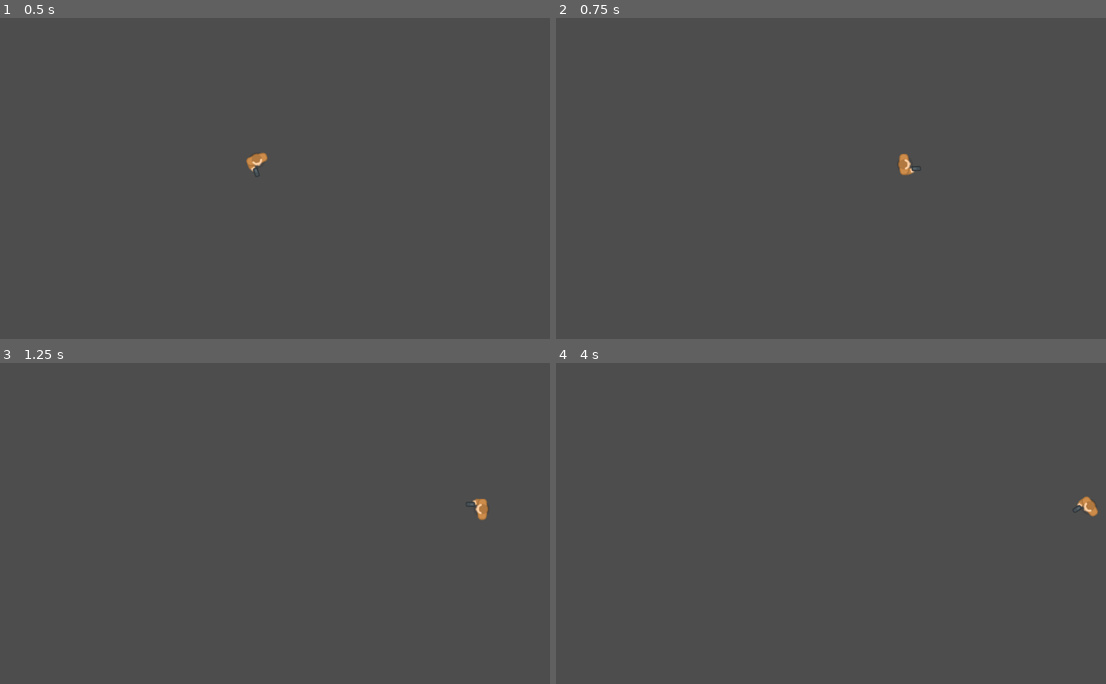
Above: before the commit, frames 1-4 (two rows, left to right).
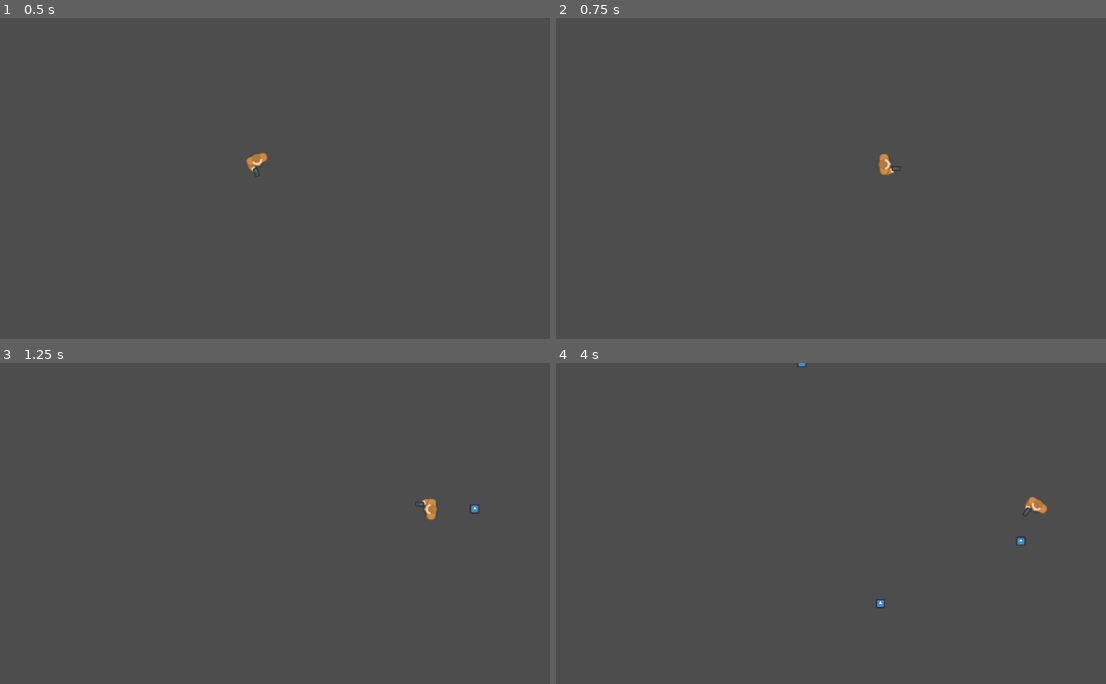
Above: after the commit, the same moments.

Repository: dmq262/Shadow-Stallion
Game: Godot game, scene res://scenes/main.tscn
The game is run twice, just before and just after one commit, with the same random seed, the same clock (stepped at 60 frames per second) and the same inputs. The engine's default icon, where the game draws it, is replaced by a stand-in: a white triangle on a blue panel in a dark square. Sound files missing from this copy of the repository are replaced by a short silence.
Inputs (mouse positions are in pixels of both pictures, inside the frame that each line leads up to):
- Up to frame 1 (0.5 s): no input
- Up to frame 2 (0.75 s): tap Enter at 0.5 s; move the mouse to (946, 162) at 0.52 s; hold D (move_right) from 0.53 s (still down); tap Shift (dash) at 0.6 s
- Up to frame 3 (1.25 s): keep holding D (move_right); click (390, 507) at 0.8 s
- Up to frame 4 (4 s): move the mouse to (704, 539) at 1.27 s; release D (move_right) at 1.28 s; hold S (move_down) 1.28-2.03 s; click (704, 539) at 1.35 s; tap Shift (dash) at 1.55, 2.1, 3.05, 3.6 s; move the mouse to (875, 452) at 2.02 s; hold D (move_right) 2.03-2.78 s; click (875, 452) at 2.3 s; move the mouse to (792, 587) at 2.77 s; hold W (move_up) 2.78-3.53 s; click (792, 587) at 2.85 s; move the mouse to (990, 571) at 3.52 s; hold A (move_left) from 3.53 s (still down); click (990, 571) at 3.8 s

Frame 1 is identical in both runs. In frame 2, 0.3% of the frame differs, in the area x 58-67%, y 42-49%; in frame 3, 0.3%; in frame 4, 0.4%, in the area x 43-99%, y 0-77%.

Commit message:
added player shooting

Diff:
--- a/project.godot
+++ b/project.godot
@@ -42,6 +42,11 @@
 "events": [Object(InputEventKey,"resource_local_to_scene":false,"resource_name":"","device":-1,"window_id":0,"alt_press …(182 unchanged characters)…
 ]
 }
+shoot={
+"deadzone": 0.5,
+"events": [Object(InputEventMouseButton,"resource_local_to_scene":false,"resource_name":"","device":-1,"window_id":0,"alt_pressed":false,"shift_pressed":false,"ctrl_pressed":false,"meta_pressed":false,"button_mask":0,"position":Vector2(0, 0),"global_position":Vector2(0, 0),"factor":1.0,"button_index":1,"canceled":false,"pressed":false,"double_click":false,"script":null)
+]
+}
 
 [rendering]
 
--- /dev/null
+++ b/scenes/bullet.gd
@@ -0,0 +1,13 @@
+extends Area2D
+
+var direction = Vector2(1, 1)
+var speed = 500
+
+# Called when the node enters the scene tree for the first time.
+func _ready():
+	pass # Replace with function body.
+
+
+# Called every frame. 'delta' is the elapsed time since the previous frame.
+func _process(delta):
+	position += speed * direction * delta
--- /dev/null
+++ b/scenes/bullet.tscn
@@ -0,0 +1,16 @@
+[gd_scene load_steps=4 format=3 uid="uid://bjj1q82mdpxhu"]
+
+[ext_resource type="Texture2D" uid="uid://bclxufr4qgaob" path="res://art/icon.svg" id="1_lx4ef"]
+[ext_resource type="Script" path="res://scenes/bullet.gd" id="1_s54hd"]
+
+[sub_resource type="CircleShape2D" id="CircleShape2D_lywm5"]
+
+[node name="bullet" type="Area2D"]
+script = ExtResource("1_s54hd")
+
+[node name="Sprite2D" type="Sprite2D" parent="."]
+scale = Vector2(0.15, 0.15)
+texture = ExtResource("1_lx4ef")
+
+[node name="CollisionShape2D" type="CollisionShape2D" parent="."]
+shape = SubResource("CircleShape2D_lywm5")
--- a/scenes/player.gd
+++ b/scenes/player.gd
@@ -1,16 +1,28 @@
 extends CharacterBody2D
+
+@export var bullet_scene: PackedScene
 
 const SPEED = 300
 var dash_vector = Vector2(0, 0)
-var dash_power = 20
+var dash_power = 15
 var old_playback = 0
 
 func _ready():
 	pass
 
 func _physics_process(delta):
+	#Combat
 	look_at(get_global_mouse_position())
 
+	#Shoot Bullet
+	if Input.is_action_just_pressed("shoot"):
+		var bullet = bullet_scene.instantiate()
+		bullet.global_position = $gun_tip.global_position
+		bullet.direction = (get_global_mouse_position() - global_position).normalized()
+		get_tree().current_scene.add_child(bullet)
+
+
+	#Movement
 	var velocity = Vector2.ZERO
 	if Input.is_action_pressed("move_left"):
 		velocity.x -= 1
--- a/scenes/player.tscn
+++ b/scenes/player.tscn
@@ -1,7 +1,8 @@
-[gd_scene load_steps=6 format=3 uid="uid://lho1j1nn418x"]
+[gd_scene load_steps=7 format=3 uid="uid://lho1j1nn418x"]
 
 [ext_resource type="Script" path="res://scenes/player.gd" id="1_jgedc"]
 [ext_resource type="Texture2D" uid="uid://cddi6lrbft6w6" path="res://art/kenny_top_down_shooter/PNG/Man Brown/manBrown_gun.png" id="2_6syta"]
+[ext_resource type="PackedScene" uid="uid://bjj1q82mdpxhu" path="res://scenes/bullet.tscn" id="2_otwcl"]
 [ext_resource type="AudioStream" uid="uid://clemdpp56tbbc" path="res://art/Footsteps - Effecism_single.mp3" id="3_bjjxd"]
 
 [sub_resource type="SpriteFrames" id="SpriteFrames_l6d15"]
@@ -20,7 +21,7 @@
 
 [node name="player" type="CharacterBody2D"]
 script = ExtResource("1_jgedc")
-metadata/_edit_group_ = true
+bullet_scene = ExtResource("2_otwcl")
 
 [node name="AnimatedSprite2D" type="AnimatedSprite2D" parent="."]
 sprite_frames = SubResource("SpriteFrames_l6d15")
@@ -31,3 +32,6 @@
 [node name="sound_footsteps" type="AudioStreamPlayer" parent="."]
 stream = ExtResource("3_bjjxd")
 volume_db = -5.0
+
+[node name="gun_tip" type="Marker2D" parent="."]
+position = Vector2(23, 10)
